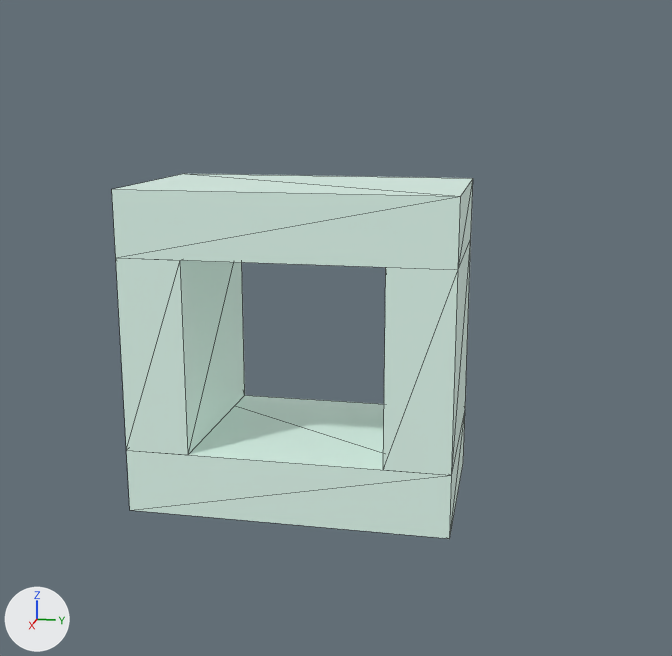
The glTF model assets/obstacles/tunnel_medium.glb: old version first, new version second.
Both versions are drawn from a 50 mm lens placed at (21.13, 7.87, 8.46), pointed at (3.61, 4.37, 4.08). Every picture has the same lights, and +X, +Y and +Z are marked at lower left. The picture after the commit comes second. Mesh edges are drawn as thin lines. Where no turn or scale is listed for an object, it has been applied to the vertices. Vertices at exactly the same position are counted once.

Names of what the first picture shows: 'TunnelMedium_Ceiling-convcol', 'TunnelMedium_Floor-convcol', 'TunnelMedium_WallL-convcol', 'TunnelMedium_WallR-convcol'.
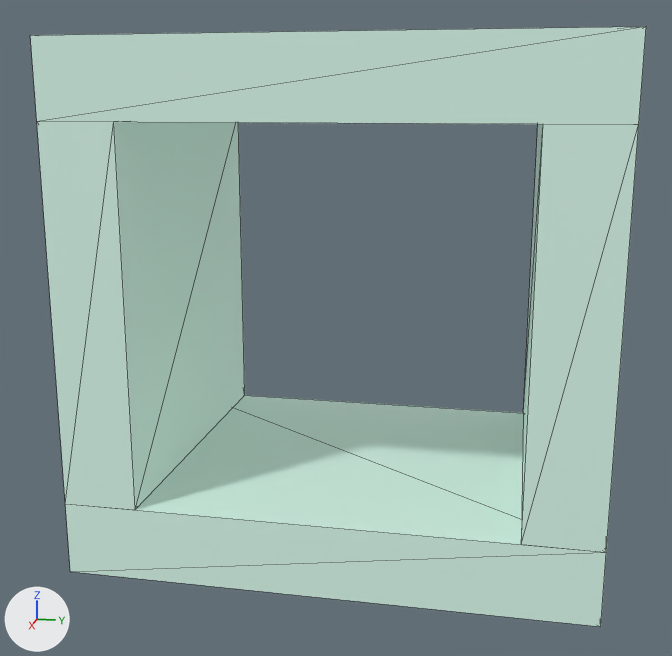
The change, as a diff of the scene's bpy script:
```diff
--- a/assets/obstacles/tunnel_medium.glb.py
+++ b/assets/obstacles/tunnel_medium.glb.py
@@ me_tunnelmedium_ceiling_convcol @@
 # used by ob_tunnelmedium_ceiling_convcol; location = (2.03, 3.38, 0.0)
-me_tunnelmedium_ceiling_convcol.from_pydata(...)  # 8 vertices, 12 faces; spans x -2.03..2.03, y -3.38..3.38, z 5.4..6.75
+me_tunnelmedium_ceiling_convcol.from_pydata(...)  # 8 vertices, 12 faces; spans x 0.0..6.75, y 0.0..9.45, z 8.1..9.45
+# me_tunnelmedium_ceiling_convcol part 1: the whole mesh is scaled about its middle by (1.67, 1.4, 1), then moved by (3.38, 4.72, 2.7)
 me_tunnelmedium_ceiling_convcol.materials.append(mat_obstaclesage)
@@ me_tunnelmedium_floor_convcol @@
 # used by ob_tunnelmedium_floor_convcol; location = (2.03, 3.38, 0.0)
-me_tunnelmedium_floor_convcol.from_pydata(...)  # 8 vertices, 12 faces; spans x -2.03..2.03, y -3.38..3.38, z 0.0..1.35
+me_tunnelmedium_floor_convcol.from_pydata(...)  # 8 vertices, 12 faces; spans x 0.0..6.75, y 0.0..9.45, z 0.0..1.35
+# me_tunnelmedium_floor_convcol part 2: the whole mesh is scaled about its middle by (1.67, 1.4, 1), then moved by (3.38, 4.72, 0.0)
 me_tunnelmedium_floor_convcol.materials.append(mat_obstaclesage)
@@ me_tunnelmedium_walll_convcol @@
 # used by ob_tunnelmedium_walll_convcol; location = (2.03, 3.38, 0.0)
-me_tunnelmedium_walll_convcol.from_pydata(...)  # 8 vertices, 12 faces; spans x -2.03..2.03, y -3.38..-2.03, z 1.35..5.4
+me_tunnelmedium_walll_convcol.from_pydata(...)  # 8 vertices, 12 faces; spans x 0.0..6.75, y 0.0..1.35, z 1.35..8.1
+# me_tunnelmedium_walll_convcol part 3: the whole mesh is scaled about its middle by (1.67, 1, 1.67), then moved by (3.38, 3.38, 1.35)
 me_tunnelmedium_walll_convcol.materials.append(mat_obstaclesage)
@@ me_tunnelmedium_wallr_convcol @@
 # used by ob_tunnelmedium_wallr_convcol; location = (2.03, 3.38, 0.0)
-me_tunnelmedium_wallr_convcol.from_pydata(...)  # 8 vertices, 12 faces; spans x -2.03..2.03, y 2.03..3.38, z 1.35..5.4
+me_tunnelmedium_wallr_convcol.from_pydata(...)  # 8 vertices, 12 faces; spans x 0.0..6.75, y 8.1..9.45, z 1.35..8.1
+# me_tunnelmedium_wallr_convcol part 4: the whole mesh is scaled about its middle by (1.67, 1, 1.67), then moved by (3.38, 6.08, 1.35)
 me_tunnelmedium_wallr_convcol.materials.append(mat_obstaclesage)
@@ ob_tunnelmedium_ceiling_convcol @@
 ob_tunnelmedium_ceiling_convcol = bpy.data.objects.new('TunnelMedium_Ceiling-convcol', me_tunnelmedium_ceiling_convcol)
-ob_tunnelmedium_ceiling_convcol.location = (2.03, 3.38, 0.0)
+ob_tunnelmedium_ceiling_convcol.location = (0.0, 0.0, 0.0)
@@ ob_tunnelmedium_floor_convcol @@
 ob_tunnelmedium_floor_convcol = bpy.data.objects.new('TunnelMedium_Floor-convcol', me_tunnelmedium_floor_convcol)
-ob_tunnelmedium_floor_convcol.location = (2.03, 3.38, 0.0)
+ob_tunnelmedium_floor_convcol.location = (0.0, 0.0, 0.0)
@@ ob_tunnelmedium_walll_convcol @@
 ob_tunnelmedium_walll_convcol = bpy.data.objects.new('TunnelMedium_WallL-convcol', me_tunnelmedium_walll_convcol)
-ob_tunnelmedium_walll_convcol.location = (2.03, 3.38, 0.0)
+ob_tunnelmedium_walll_convcol.location = (0.0, 0.0, 0.0)
@@ ob_tunnelmedium_wallr_convcol @@
 ob_tunnelmedium_wallr_convcol = bpy.data.objects.new('TunnelMedium_WallR-convcol', me_tunnelmedium_wallr_convcol)
-ob_tunnelmedium_wallr_convcol.location = (2.03, 3.38, 0.0)
+ob_tunnelmedium_wallr_convcol.location = (0.0, 0.0, 0.0)
```

What differs and where, as boxes [x1, y1, x2, y2] in the pictures (672 x 656 px):
'TunnelMedium_Ceiling-convcol', moved, rescaled (70% wider)
    before: [112, 174, 473, 270]
    after: [30, 27, 646, 125]
'TunnelMedium_Floor-convcol', rescaled (60% wider, 61% taller)
    before: [127, 395, 465, 539]
    after: [65, 395, 606, 627]
'TunnelMedium_WallL-convcol', moved, rescaled
    before: [116, 258, 245, 455]
    after: [37, 122, 245, 510]
'TunnelMedium_WallR-convcol', moved, rescaled (34% wider, 82% taller)
    before: [383, 240, 471, 475]
    after: [521, 124, 639, 552]
